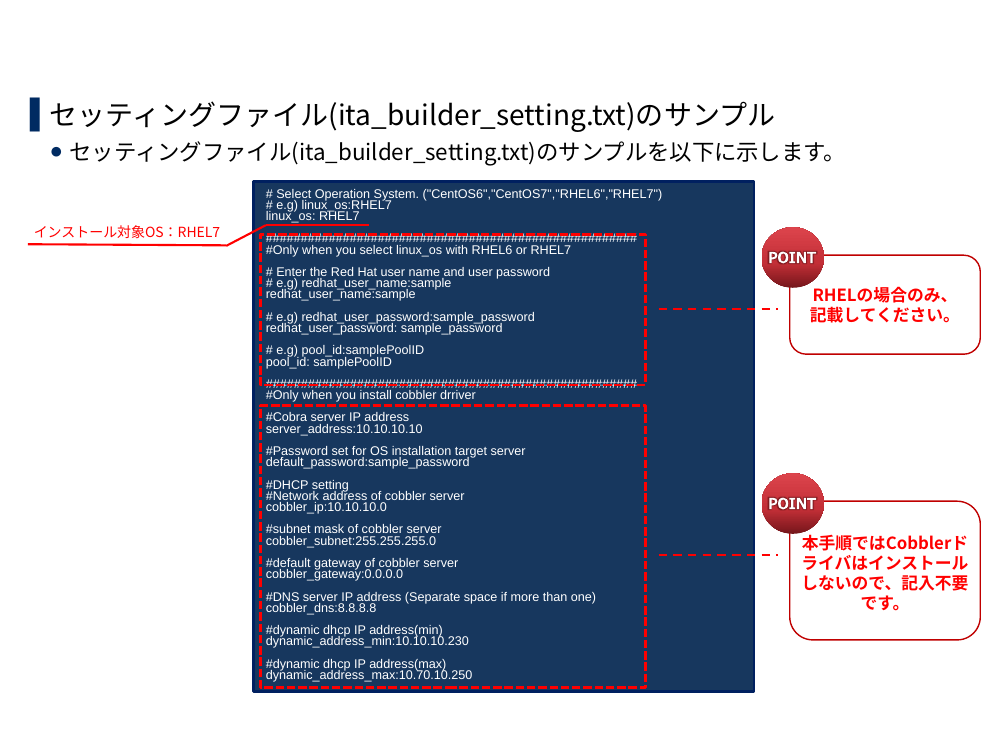
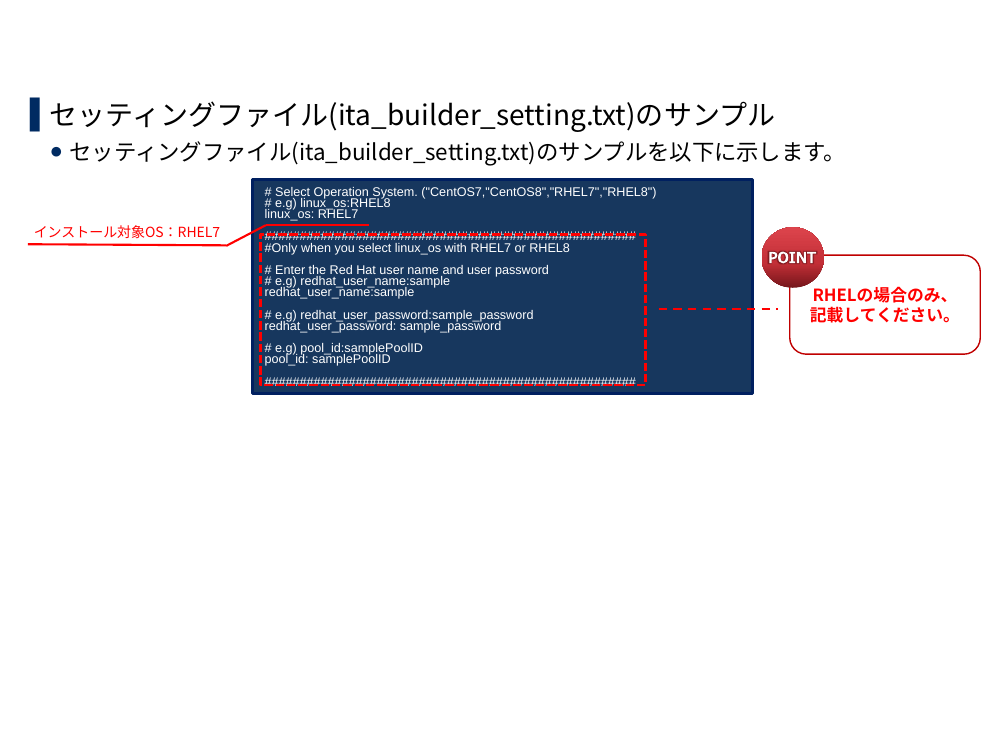
Before and after one commit to exastro-suite/it-automation-docs, a slide deck: slide 15 of asset/Learn_ja/ITA-online-install_ja.pptx. Drawn at 1008x756 pixels with LibreOffice and Linux fonts; fonts in the diff are those of the drawing; background and template pictures are left out. Boxes give left, top, right and bottom in pixels: in the first picture for what was removed or moved away, otherwise in the second. Text is boxed around its words. In the diff, an @@ line names an element or a change of style, - is before the commit and + after.

Commit message:
2020/01/06 17:01:01

```diff
--- a/asset/Learn_ja/ITA-online-install_ja.pptx
+++ b/asset/Learn_ja/ITA-online-install_ja.pptx
@@ rectangle "# Select Operation System. ("CentOS7,"CentOS8","RHEL7","RHEL ..." resized from (x1=254, y1=181, x2=754, y2=691) to (x1=253, y1=179, x2=753, y2=394) @@
@@ text in rectangle at (x1=275, y1=187, x2=656, y2=210): text changed @@
-# Select Operation System. ("CentOS6","CentOS7","RHEL6","RHEL7")
-# e.g) linux_os:RHEL7
+# Select Operation System. ("CentOS7,"CentOS8","RHEL7","RHEL8")
+# e.g) linux_os:RHEL8
@@ text in rectangle at (x1=265, y1=243, x2=570, y2=255): text changed @@
-#Only when you select linux_os with RHEL6 or RHEL7
+#Only when you select linux_os with RHEL7 or RHEL8
@@ rectangle removed at (x1=261, y1=406, x2=646, y2=688) @@
@@ text in rectangle at (x1=266, y1=390, x2=596, y2=682): paragraphs removed @@
-#Only when you install cobbler drriver
-#Cobra server IP address
-server_address:10.10.10.10
-#Password set for OS installation target server
-default_password:sample_password
-#DHCP setting
-#Network address of cobbler server
-cobbler_ip:10.10.10.0
-#subnet mask of cobbler server
-cobbler_subnet:255.255.255.0
-#default gateway of cobbler server
-cobbler_gateway:0.0.0.0
-#DNS server IP address (Separate space if more than one)
-cobbler_dns:8.8.8.8
-#dynamic dhcp IP address(min)
-dynamic_address_min:10.10.10.230
-#dynamic dhcp IP address(max)
-dynamic_address_max:10.70.10.250
@@ ellipse removed at (x1=762, y1=474, x2=825, y2=534) @@
@@ freeform shape removed at (x1=769, y1=498, x2=815, y2=510) @@
@@ rounded rectangle removed at (x1=790, y1=501, x2=981, y2=640) @@
-本手順ではCobblerドライバはインストールしないので、記入不要です。
@@ line removed from (658, 555) to (777, 555) @@
```
Also in this commit, not shown: 12 other slides changed.
